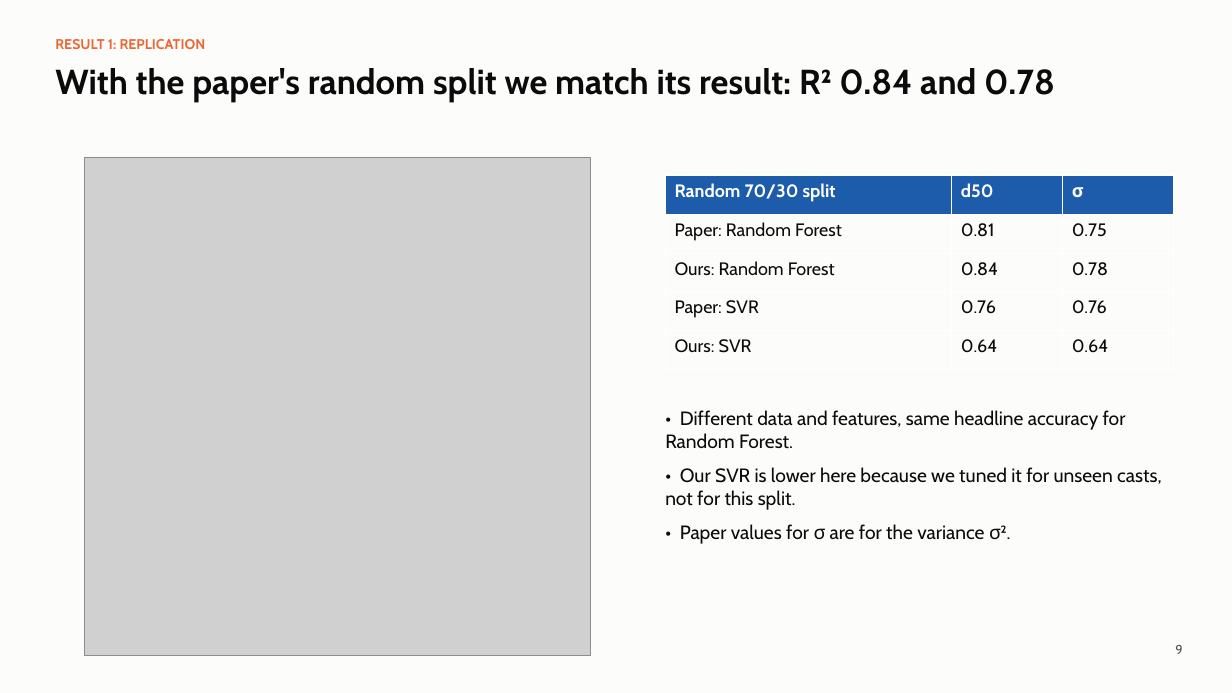
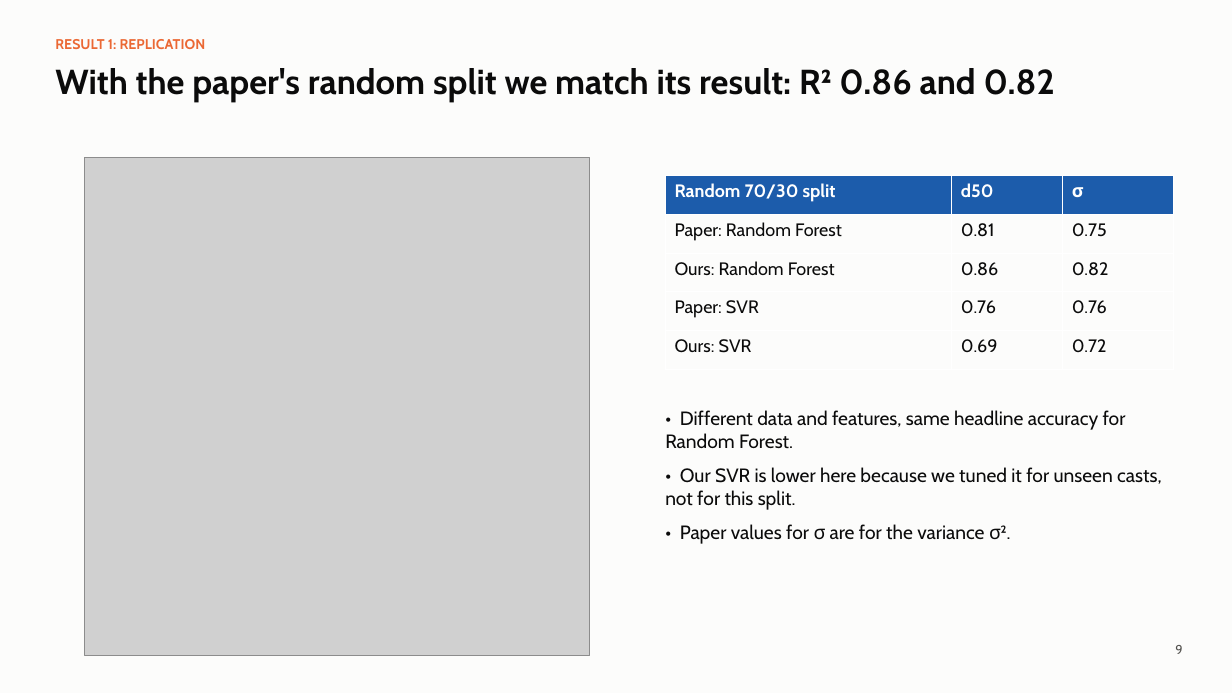
Before and after one commit to Gagana3110/sediment-psd-ml, a slide deck: slide 9 of report/slides.pptx. Drawn at 1232x693 pixels with LibreOffice and Linux fonts; fonts in the diff are those of the drawing; grey boxes stand for pictures. Boxes give left, top, right and bottom in pixels: in the first picture for what was removed or moved away, otherwise in the second. Text is boxed around its words. In the diff, an @@ line names an element or a change of style, - is before the commit and + after.

Commit message:
Add CTD salinity and turbidity; take depth from the CTD
Join CTD casts to LISST casts after correcting the per-day clock offset.
Retrain and regenerate results, figures, write-up and slides.

```diff
--- a/report/slides.pptx
+++ b/report/slides.pptx
@@ text at (55,68,1055,102): text changed @@
-With the paper's random split we match its result: R² 0.84 and 0.78
+With the paper's random split we match its result: R² 0.86 and 0.82
@@ table at (665,176,1174,370) @@
-row 3, column 2: 0.84
+row 3, column 2: 0.86
-row 3, column 3: 0.78
+row 3, column 3: 0.82
-row 5, column 2: 0.64
+row 5, column 2: 0.69
-row 5, column 3: 0.64
+row 5, column 3: 0.72
```
Also in this commit, not shown: 6 other slides changed, 22 other files.
